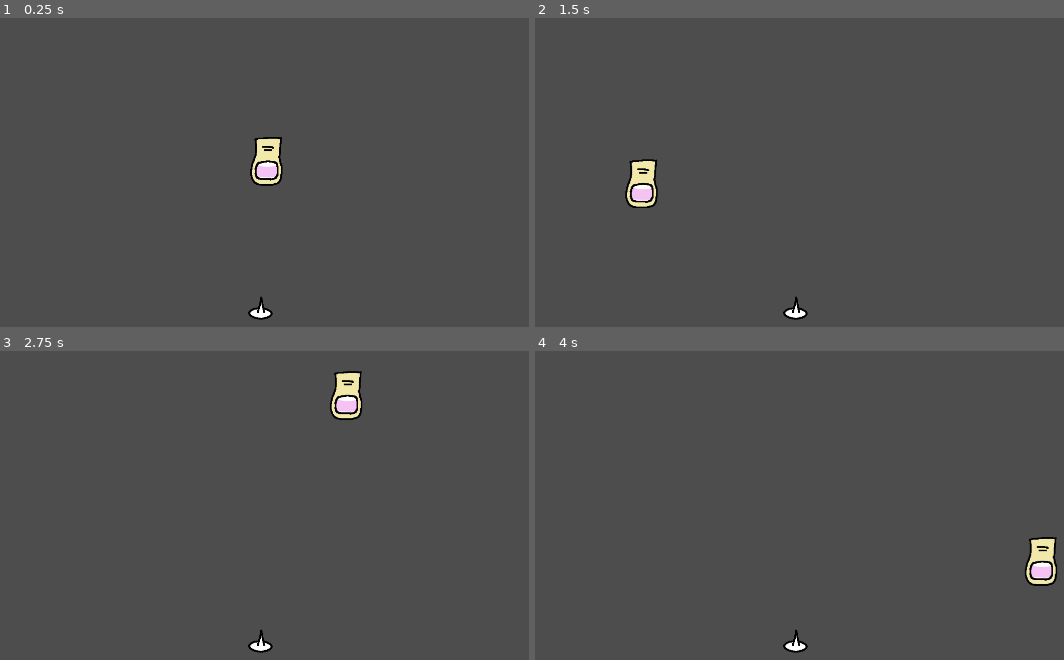
Above: before the commit, frames 1-4 (two rows, left to right).
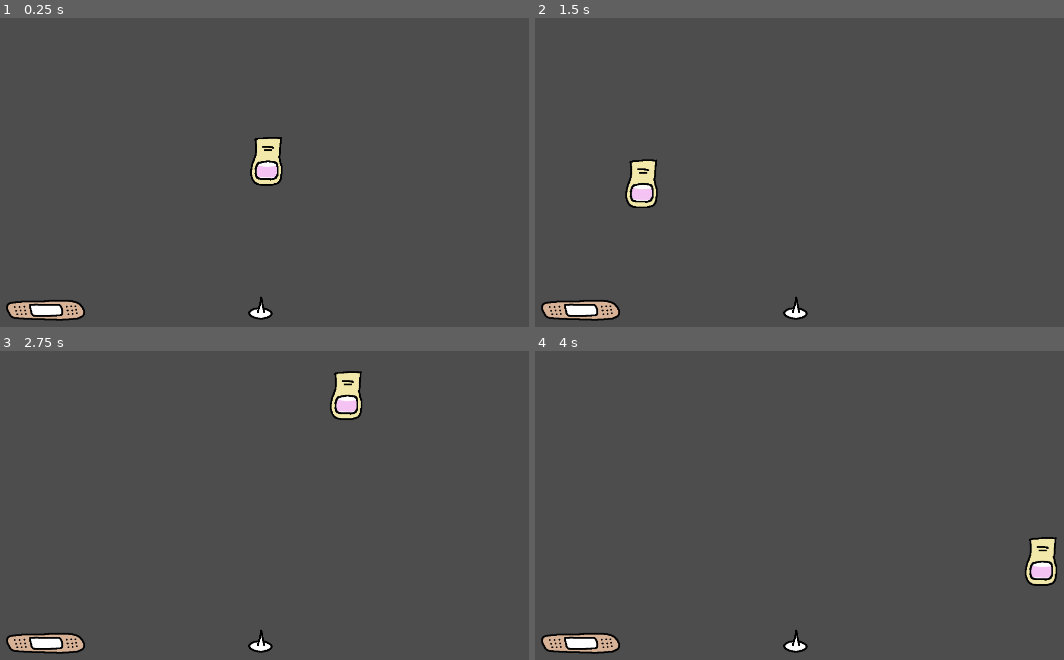
Above: after the commit, the same moments.

Repository: magopian/teamsect
Game: Godot game, scene res://game.tscn
The game is run twice, just before and just after one commit, with the same random seed, the same clock (stepped at 60 frames per second) and the same inputs.
Inputs (mouse positions are in pixels of both pictures, inside the frame that each line leads up to):
- Up to frame 1 (0.25 s): no input
- Up to frame 2 (1.5 s): tap Enter at 0.5 s; move the mouse to (979, 138) at 0.52 s; tap Space at 1.25 s; move the mouse to (640, 184) at 1.27 s
- Up to frame 3 (2.75 s): tap Enter at 2 s; move the mouse to (343, 394) at 2.02 s
- Up to frame 4 (4 s): tap Space at 2.75 s; move the mouse to (762, 585) at 2.77 s; tap Enter at 3.5 s; move the mouse to (1042, 561) at 3.52 s

The runs differ from the first frame. In frame 1, 0.9% of the frame differs, in the area x 1-17%, y 91-99%; in frame 2, 0.9%; in frame 3, 0.9%; in frame 4, 0.9%.

Commit message:
Bandaid fix the blood!

Diff:
--- a/EventBus.gd
+++ b/EventBus.gd
@@ -3,3 +3,4 @@
 
 signal pricked
 signal new_dangling(body: RigidBody2D)
+signal blood_fixed(body: RigidBody2D)
--- /dev/null
+++ b/finish/bandaid.gd
@@ -0,0 +1,6 @@
+extends Area2D
+
+
+func _on_body_entered(body: Node2D) -> void:
+	if body.name == "Blood drop":
+		EventBus.blood_fixed.emit(body)
--- /dev/null
+++ b/finish/bandaid.tscn
@@ -0,0 +1,36 @@
+[gd_scene load_steps=5 format=3 uid="uid://dwk6wx8a5ftlb"]
+
+[ext_resource type="Texture2D" uid="uid://bd7gyp60hjk5v" path="res://assets/sprites/bandaid.png" id="1_4xd3o"]
+[ext_resource type="Script" path="res://finish/bandaid.gd" id="1_6asie"]
+
+[sub_resource type="SpriteFrames" id="SpriteFrames_jl6hk"]
+animations = [{
+"frames": [{
+"duration": 1.0,
+"texture": ExtResource("1_4xd3o")
+}],
+"loop": true,
+"name": &"idle",
+"speed": 5.0
+}]
+
+[sub_resource type="CapsuleShape2D" id="CapsuleShape2D_rdeli"]
+radius = 28.0
+height = 226.0
+
+[node name="Bandaid" type="Area2D"]
+collision_layer = 0
+collision_mask = 2
+script = ExtResource("1_6asie")
+
+[node name="AnimatedSprite2D" type="AnimatedSprite2D" parent="."]
+position = Vector2(5, 0)
+sprite_frames = SubResource("SpriteFrames_jl6hk")
+animation = &"idle"
+autoplay = "idle"
+
+[node name="CollisionShape2D" type="CollisionShape2D" parent="."]
+rotation = 1.5708
+shape = SubResource("CapsuleShape2D_rdeli")
+
+[connection signal="body_entered" from="." to="." method="_on_body_entered"]
--- a/game.gd
+++ b/game.gd
@@ -8,12 +8,14 @@
 @onready var audio_stream_player_2d: AudioStreamPlayer2D = %AudioStreamPlayer2D
 
 @export var aie_sounds: Array[AudioStream]
+@export var ahh_sounds: Array[AudioStream]
 
 
 func _ready() -> void:
 	setup_dangling()
 	EventBus.new_dangling.connect(add_dangling)
 	EventBus.pricked.connect(_on_pricked)
+	EventBus.blood_fixed.connect(_on_blood_fixed)
 
 
 func add_dangling(body: RigidBody2D) -> void:
@@ -36,3 +38,9 @@
 	audio_stream_player_2d.stream = aie
 	audio_stream_player_2d.play()
 	animation_player.play("pricked")
+
+func _on_blood_fixed(_body: RigidBody2D) -> void:
+	var ahh: AudioStream = ahh_sounds.pick_random()
+	audio_stream_player_2d.stream = ahh
+	audio_stream_player_2d.play()
+	animation_player.play_backwards("pricked")
--- a/game.tscn
+++ b/game.tscn
@@ -10,44 +10,51 @@
 [ext_resource type="AudioStream" uid="uid://ccb512mqllc0m" path="res://assets/sounds/aie5.wav" id="6_vffpu"]
 [ext_resource type="PackedScene" uid="uid://d2e5o1u66fmrk" path="res://pointer/thumbtack.tscn" id="7_ljwwb"]
 [ext_resource type="AudioStream" uid="uid://wcegmh6he1mg" path="res://assets/sounds/aie6.wav" id="7_uo284"]
+[ext_resource type="AudioStream" uid="uid://drxkch6opxgst" path="res://assets/sounds/ahh1.wav" id="8_id1fx"]
+[ext_resource type="AudioStream" uid="uid://dvomgs1nmqmxi" path="res://assets/sounds/ahh2.wav" id="9_y0xir"]
+[ext_resource type="AudioStream" uid="uid://b4fs17fysf5ro" path="res://assets/sounds/ahh3.wav" id="10_tloa7"]
+[ext_resource type="PackedScene" uid="uid://dwk6wx8a5ftlb" path="res://finish/bandaid.tscn" id="11_5r8g6"]
+[ext_resource type="AudioStream" uid="uid://b8drdmnd5e0cg" path="res://assets/sounds/ahh4.wav" id="11_e06no"]
+[ext_resource type="AudioStream" uid="uid://bvjqwxc08vfo2" path="res://assets/sounds/ahh5.wav" id="12_g3h8h"]
+[ext_resource type="AudioStream" uid="uid://bayvfu26k3q7y" path="res://assets/sounds/ahh6.wav" id="13_qoikm"]
 
 [sub_resource type="Animation" id="Animation_euinb"]
 resource_name = "pricked"
 tracks/0/type = "value"
 tracks/0/imported = false
 tracks/0/enabled = true
-tracks/0/path = NodePath("Thumbtack:modulate")
+tracks/0/path = NodePath("Dangling/Blood drop:scale")
 tracks/0/interp = 1
 tracks/0/loop_wrap = true
 tracks/0/keys = {
-"times": PackedFloat32Array(0, 0.5),
-"transitions": PackedFloat32Array(1, 1),
-"update": 0,
-"values": [Color(1, 1, 1, 1), Color(1, 1, 1, 0)]
-}
-tracks/1/type = "value"
-tracks/1/imported = false
-tracks/1/enabled = true
-tracks/1/path = NodePath("Dangling/Blood drop:scale")
-tracks/1/interp = 1
-tracks/1/loop_wrap = true
-tracks/1/keys = {
 "times": PackedFloat32Array(0, 1),
 "transitions": PackedFloat32Array(1, 1),
 "update": 0,
 "values": [Vector2(1e-05, 1e-05), Vector2(1, 1)]
 }
+tracks/1/type = "value"
+tracks/1/imported = false
+tracks/1/enabled = true
+tracks/1/path = NodePath("Dangling/Blood drop:visible")
+tracks/1/interp = 1
+tracks/1/loop_wrap = true
+tracks/1/keys = {
+"times": PackedFloat32Array(0.0333333, 0.133333),
+"transitions": PackedFloat32Array(1, 1),
+"update": 1,
+"values": [false, true]
+}
 tracks/2/type = "value"
 tracks/2/imported = false
 tracks/2/enabled = true
-tracks/2/path = NodePath("Dangling/Blood drop:visible")
+tracks/2/path = NodePath("Dangling/Blood drop:collision_layer")
 tracks/2/interp = 1
 tracks/2/loop_wrap = true
 tracks/2/keys = {
-"times": PackedFloat32Array(0),
-"transitions": PackedFloat32Array(1),
+"times": PackedFloat32Array(0, 1),
+"transitions": PackedFloat32Array(1, 1),
 "update": 1,
-"values": [true]
+"values": [0, 2]
 }
 
 [sub_resource type="Animation" id="Animation_5r065"]
@@ -55,38 +62,38 @@
 tracks/0/type = "value"
 tracks/0/imported = false
 tracks/0/enabled = true
-tracks/0/path = NodePath("Thumbtack:modulate")
+tracks/0/path = NodePath("Dangling/Blood drop:scale")
 tracks/0/interp = 1
 tracks/0/loop_wrap = true
 tracks/0/keys = {
 "times": PackedFloat32Array(0),
 "transitions": PackedFloat32Array(1),
 "update": 0,
-"values": [Color(1, 1, 1, 1)]
+"values": [Vector2(1e-05, 1e-05)]
 }
 tracks/1/type = "value"
 tracks/1/imported = false
 tracks/1/enabled = true
-tracks/1/path = NodePath("Dangling/Blood drop:scale")
+tracks/1/path = NodePath("Dangling/Blood drop:visible")
 tracks/1/interp = 1
 tracks/1/loop_wrap = true
 tracks/1/keys = {
 "times": PackedFloat32Array(0),
 "transitions": PackedFloat32Array(1),
-"update": 0,
-"values": [Vector2(1e-05, 1e-05)]
+"update": 1,
+"values": [false]
 }
 tracks/2/type = "value"
 tracks/2/imported = false
 tracks/2/enabled = true
-tracks/2/path = NodePath("Dangling/Blood drop:visible")
+tracks/2/path = NodePath("Dangling/Blood drop:collision_layer")
 tracks/2/interp = 1
 tracks/2/loop_wrap = true
 tracks/2/keys = {
 "times": PackedFloat32Array(0),
 "transitions": PackedFloat32Array(1),
 "update": 1,
-"values": [false]
+"values": [0]
 }
 
 [sub_resource type="AnimationLibrary" id="AnimationLibrary_0wwxt"]
@@ -98,6 +105,10 @@
 [node name="Game" type="Node2D"]
 script = ExtResource("1_8mif2")
 aie_sounds = Array[AudioStream]([ExtResource("5_c86kp"), ExtResource("3_ck6k0"), ExtResource("4_aq12f"), ExtResource("5_3hjvq"), ExtResource("6_vffpu"), ExtResource("7_uo284")])
+ahh_sounds = Array[AudioStream]([ExtResource("8_id1fx"), ExtResource("9_y0xir"), ExtResource("10_tloa7"), ExtResource("11_e06no"), ExtResource("12_g3h8h"), ExtResource("13_qoikm")])
+
+[node name="Bandaid" parent="." instance=ExtResource("11_5r8g6")]
+position = Vector2(515, 1077)
 
 [node name="Thumbtack" parent="." instance=ExtResource("7_ljwwb")]
 unique_name_in_owner = true
@@ -113,6 +124,8 @@
 [node name="Blood drop" parent="Dangling" instance=ExtResource("3_m0gvb")]
 visible = false
 scale = Vector2(1e-05, 1e-05)
+collision_layer = 0
+collision_mask = 0
 
 [node name="Camera2D" type="Camera2D" parent="."]
 anchor_mode = 0
--- a/pointer/thumbtack.gd
+++ b/pointer/thumbtack.gd
@@ -5,4 +5,3 @@
 func _on_body_entered(body: Node2D) -> void:
 	if body is Finger:
 		EventBus.pricked.emit()
-		collision_shape_2d.set_deferred("disabled", true)
Not shown, added: assets/sounds/ahh1.wav.import
Not shown, added: assets/sounds/ahh2.wav.import
Not shown, added: assets/sounds/ahh3.wav.import
Not shown, added: assets/sounds/ahh4.wav.import
Not shown, added: assets/sounds/ahh5.wav.import
Not shown, added: assets/sounds/ahh6.wav.import
Binary file added: assets/sprites/bandaid.png
Not shown, added: assets/sprites/bandaid.png.import
Not shown: 1 places in game.tscn that only renumber resources
Not shown, added: assets/sounds/ahh1.wav
Not shown, added: assets/sounds/ahh2.wav
Not shown, added: assets/sounds/ahh3.wav
(and 3 more such lines)
